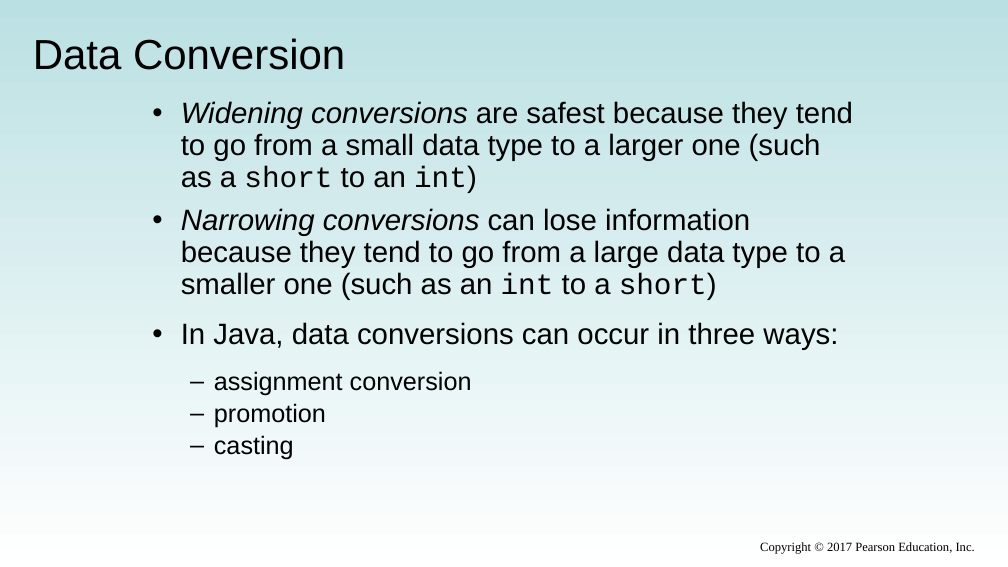
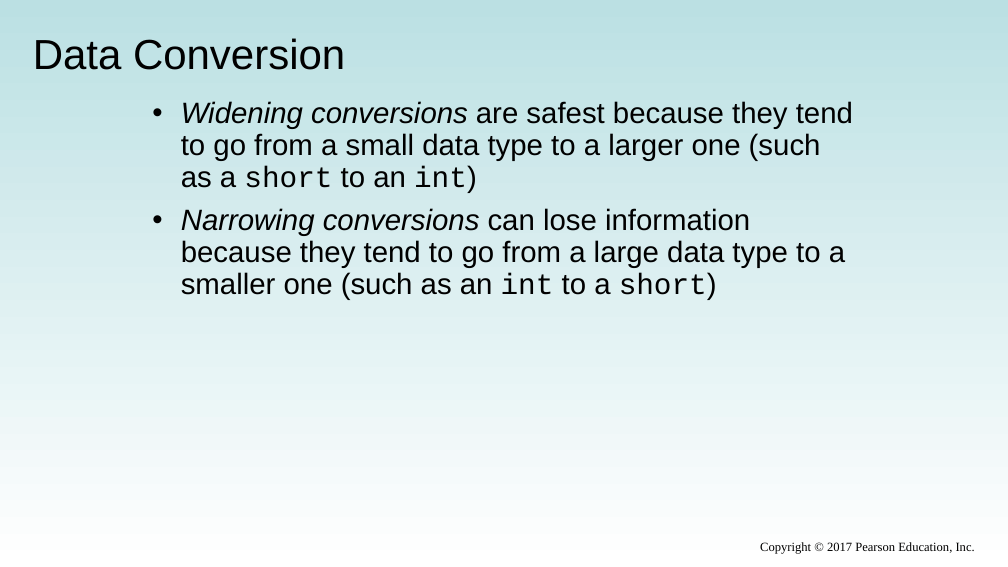
Before and after one commit to xiaoleibi/DMU26, a slide deck: slide 45 of ppt/Uge38 Datatype og expression (1).pptx (slide 44 before the commit). Drawn at 1008x567 pixels with LibreOffice and Linux fonts; fonts in the diff are those of the drawing. Boxes give left, top, right and bottom in pixels: in the first picture for what was removed or moved away, otherwise in the second. Text is boxed around its words. In the diff, an @@ line names an element or a change of style, - is before the commit and + after.

```diff
--- a/ppt/Uge38 Datatype og expression (1).pptx
+++ b/ppt/Uge38 Datatype og expression (1).pptx
@@ text at <box>181,322,838,460</box>: paragraphs removed @@
-• In Java, data conversions can occur in three ways:
-  – assignment conversion
-  – promotion
-  – casting
```
Also in this commit, not shown: 9 other slides changed, 2 slides added, 4 slides removed.
